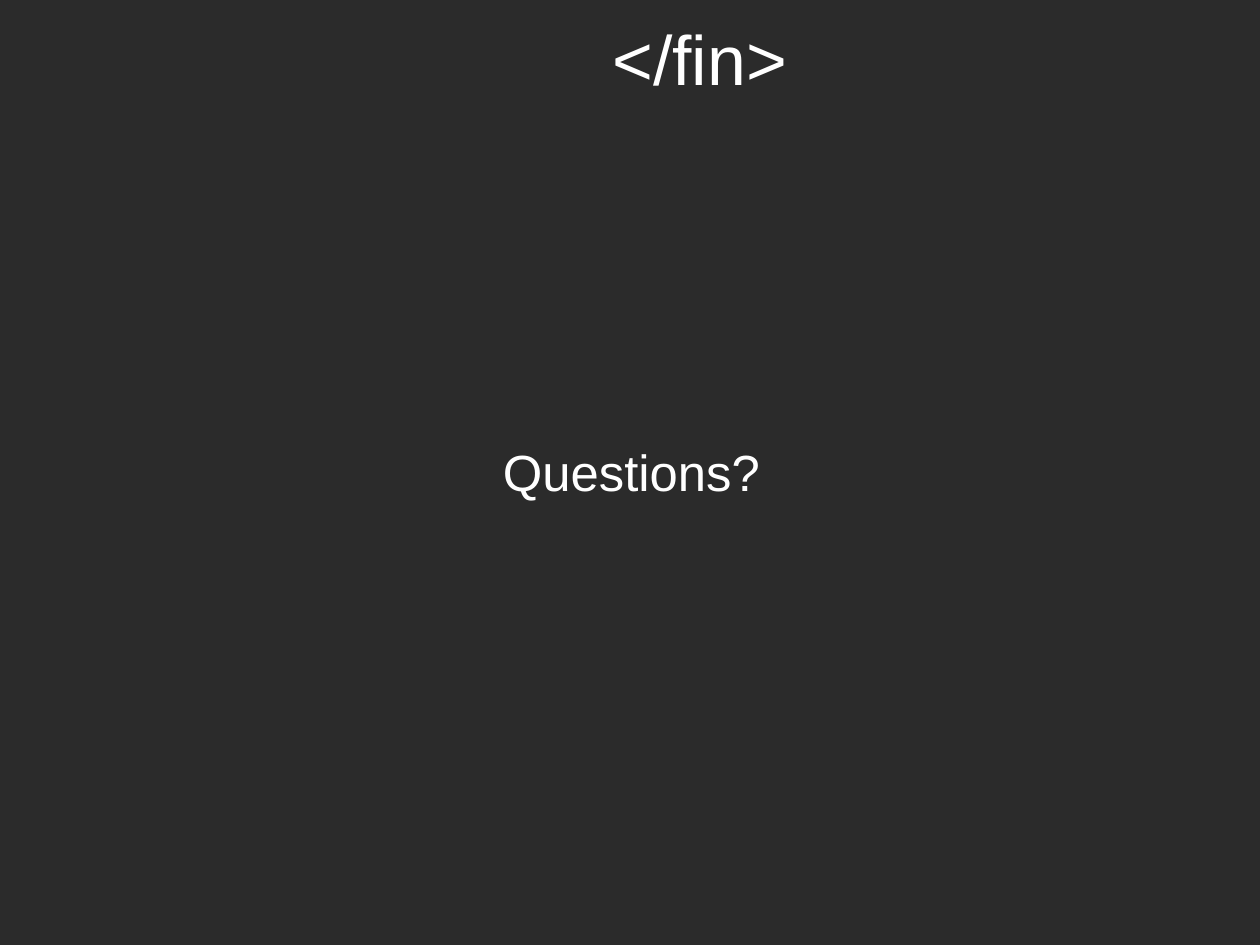
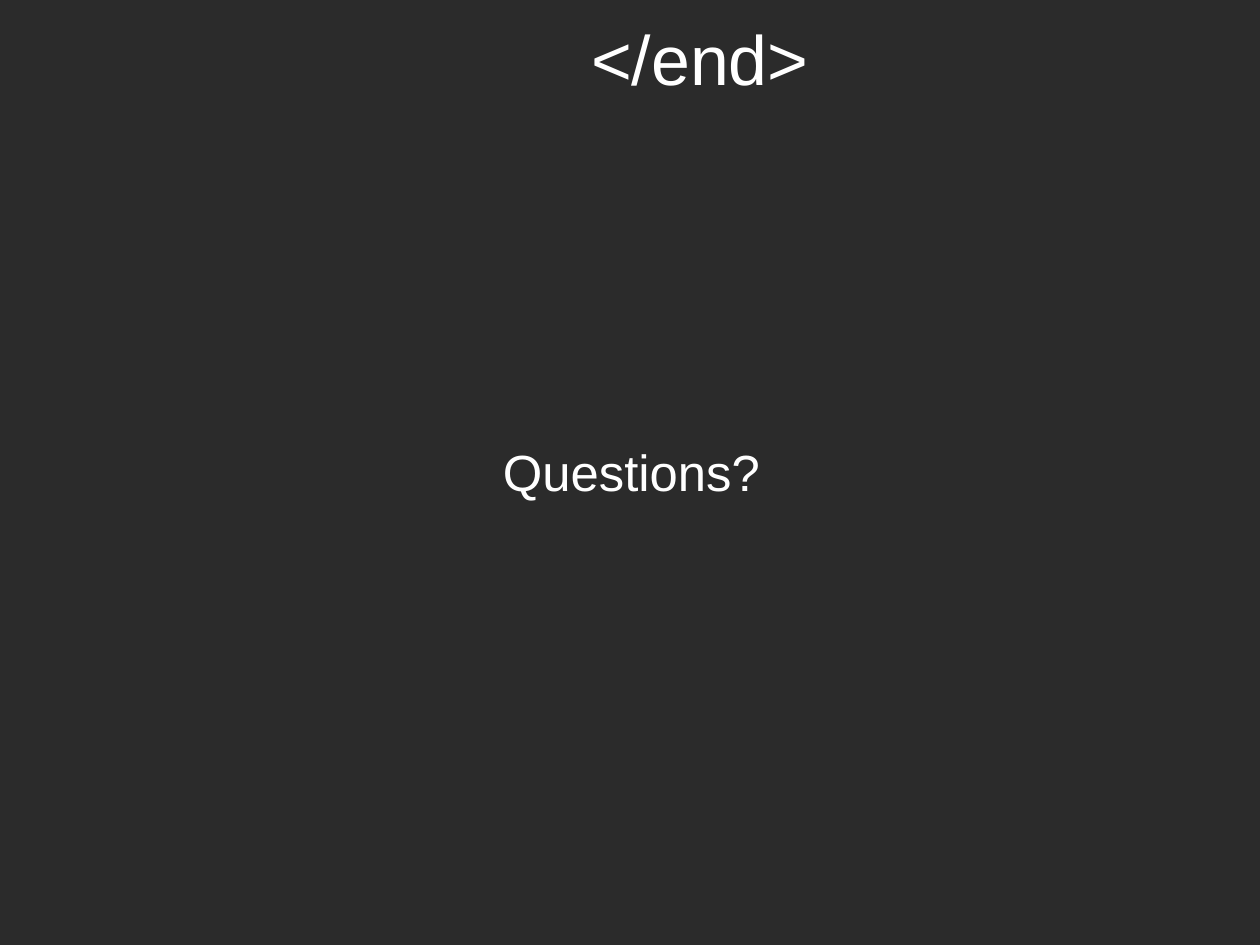
Before and after one commit to potyl/Webkit, a slide deck: slide 24 of WebKit-en.odp. Drawn at 1260x945 pixels with LibreOffice and Linux fonts; fonts in the diff are those of the drawing; background and template pictures are left out; a plain dark background stands for a picture behind light text. Boxes give left, top, right and bottom in pixels: in the first picture for what was removed or moved away, otherwise in the second. Text is boxed around its words. In the diff, an @@ line names an element or a change of style, - is before the commit and + after.

```diff
--- a/WebKit-en.odp
+++ b/WebKit-en.odp
@@ title at <box>591,34,808,86</box>: text changed @@
-</fin>
+</end>
```
Also in this commit, not shown: 4 other slides changed.
